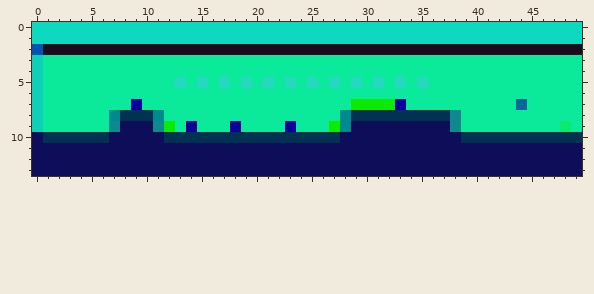
A pixel-art sprite gets an edit: src/main/resources/lvls/1.png. This is how it looked before the edit.
The file is 50x14 pixels. Colours within 5 levels of each other are drawn and written as one.
Once edited:
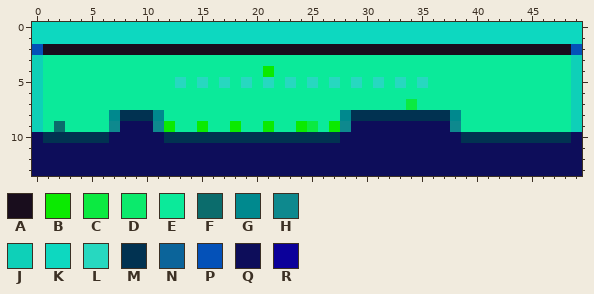
Palette (. is transparent): A #190d1d  B #0bea01  C #0bea41  D #0bea6c  E #0bea9a  F #0b6c6c  G #00898e  H #0e898e  J #0ed0b8  K #0dd8c0  L #27d8c0  M #013251  N #0b649a  P #0451b8  Q #0d0d5a  R #0b009a
Edits made:
@@ x 0..49 @@
  1 KKKKKKKKKKKKKKKKKKKKKKKKKKKKKKKKKKKKKKKKKKKKKKKKKK
- 2 PAAAAAAAAAAAAAAAAAAAAAAAAAAAAAAAAAAAAAAAAAAAAAAAAA
- 3 JEEEEEEEEEEEEEEEEEEEEEEEEEEEEEEEEEEEEEEEEEEEEEEEEE
- 4 JEEEEEEEEEEEEEEEEEEEEEEEEEEEEEEEEEEEEEEEEEEEEEEEEE
- 5 JEEEEEEEEEEEELELELELELELELELELELELELEEEEEEEEEEEEEE
- 6 JEEEEEEEEEEEEEEEEEEEEEEEEEEEEEEEEEEEEEEEEEEEEEEEEE
- 7 JEEEEEEEEREEEEEEEEEEEEEEEEEEEBBBBREEEEEEEEEENEEEEE
- 8 JEEEEEEGMMMGEEEEEEEEEEEEEEEEGMMMMMMMMMHEEEEEEEEEEE
- 9 JEEEEEEHQQQHBEREEEREEEEREEEBGQQQQQQQQQHEEEEEEEEEDE
-10 QMMMMMMQQQQQMMMMMMMMMMMMMMMMQQQQQQQQQQQMMMMMMMMMMM
+ 2 PAAAAAAAAAAAAAAAAAAAAAAAAAAAAAAAAAAAAAAAAAAAAAAAAP
+ 3 JEEEEEEEEEEEEEEEEEEEEEEEEEEEEEEEEEEEEEEEEEEEEEEEEJ
+ 4 JEEEEEEEEEEEEEEEEEEEEBEEEEEEEEEEEEEEEEEEEEEEEEEEEJ
+ 5 JEEEEEEEEEEEELELELELELELELELELELELELEEEEEEEEEEEEEJ
+ 6 JEEEEEEEEEEEEEEEEEEEEEEEEEEEEEEEEEEEEEEEEEEEEEEEEJ
+ 7 JEEEEEEEEEEEEEEEEEEEEEEEEEEEEEEEEECEEEEEEEEEEEEEEJ
+ 8 JEEEEEEGMMMGEEEEEEEEEEEEEEEEGMMMMMMMMMGEEEEEEEEEEJ
+ 9 JEFEEEEHQQQHBEEBEEBEEBEEBCEBHQQQQQQQQQHEEEEEEEEEEJ
+10 QMMMMMMQQQQQMMMMMMMMMMMMMMMMQQQQQQQQQQQMMMMMMMMMMQ
 11 QQQQQQQQQQQQQQQQQQQQQQQQQQQQQQQQQQQQQQQQQQQQQQQQQQ
